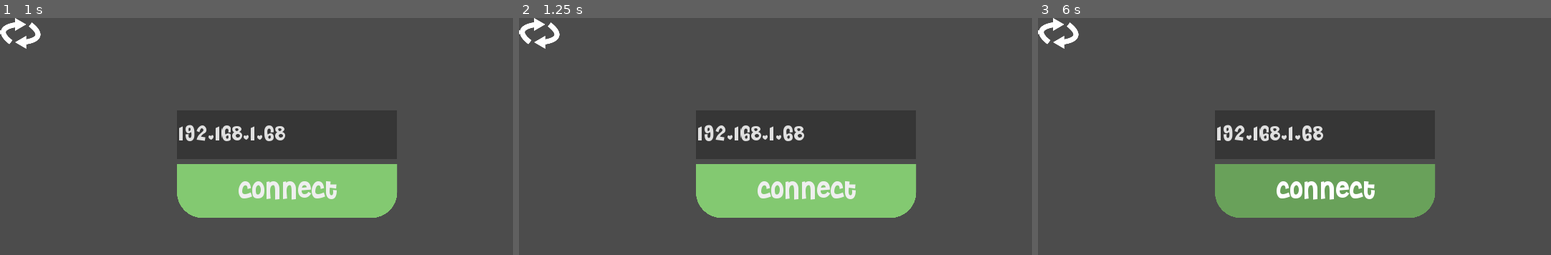
Above: before the commit, frames 1-3 (left to right).
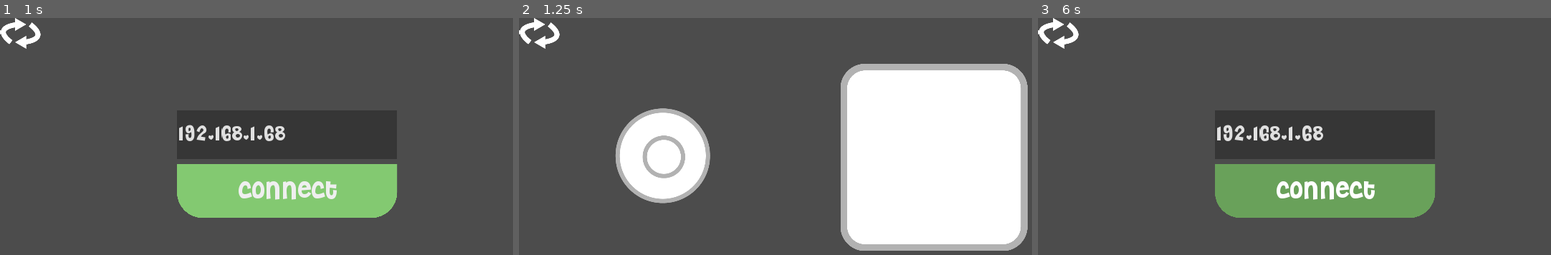
Above: after the commit, the same moments.

Repository: DamiPeddiUni/PeerInputs
Game: Godot game, scene res://Client.tscn
The game is run twice, just before and just after one commit, with the same random seed, the same clock (stepped at 60 frames per second) and the same inputs.
Inputs (mouse positions are in pixels of both pictures, inside the frame that each line leads up to):
- Up to frame 1 (1 s): click "connect" at 0.5 s
- Up to frame 2 (1.25 s): no input
- Up to frame 3 (6 s): click (1058, 34) at 1.25 s; click (1058, 34) at 2 s; click (1058, 34) at 2.75 s; tap Enter at 3.5, 5.75 s; move the mouse to (1448, 141) at 3.52 s; click (1448, 141) at 3.67 s; tap Space at 4.25 s; drag from (1212, 169) to (1294, 209) at 4.27 s; move the mouse to (1381, 96) at 5.02 s; click (1381, 96) at 5.17 s; drag from (1294, 209) to (1150, 115) at 5.77 s

Frame 1 is identical in both runs. In frame 2, 41% of the frame differs, in the area x 18-100%, y 19-99%; in frame 3, nothing differs.
Error before the commit: Invalid type in function 'append_at_cursor' in base 'LineEdit'. Cannot convert argument 1 from Nil to String. (res://Client.gd:170)

Commit message:
adding ping, connect,disconnet

Diff:
--- a/PeerInputs/GameController/Client.gd
+++ b/PeerInputs/GameController/Client.gd
@@ -14,23 +14,24 @@
 
 signal connected
 
-
+var isDemo = true
 var udp := PacketPeerUDP.new()
 var connected = false
-
-var noInput = "0"
-var justPressed = "1"
-var pressed = "2"
-var justReleased = "3"
+onready var pingTime = OS.get_ticks_msec()
 var prevCmd = "cmd:"
 
-var buttonA  = noInput
-var buttonB  = noInput
-var bigButton = noInput
+
+enum enumState { state_notPressed,state_justPressed,state_pressed,state_released}
+
+var buttonA   = enumState.state_notPressed
+var buttonB   = enumState.state_notPressed
+var bigButtonState = enumState.state_notPressed
 var startBigButtonPressedTime
+
+
 var quadrantVibrationTime : int = 40
 var oldQuadrant = -1
-var ipAddress
+var ipAddress = "192.168.1.68"
 
 func _ready():
 	Joystick_PANEL.set_visible(false);
@@ -38,9 +39,10 @@
 	BigButton_PANEL.set_visible(false);
 	Connect_PANEL.set_visible(true);
 
-
 func _process(delta):
-	send_stuff(joystick.get_value());
+	sendData();
+	checkForMessages()
+	checkServerAlive()
 
 func _on_ConnectBtn_pressed():
 
@@ -50,85 +52,61 @@
 		udp.put_packet("Connection request".to_utf8())
 		yield(get_tree().create_timer(0.5), "timeout")
 
-		if udp.get_available_packet_count() > 0:
+		if udp.get_available_packet_count() > 0 or isDemo:
 			myID = udp.get_packet().get_string_from_utf8()
 			ipAddress = textEdit.text
 			print("Connected to the server: %s" % myID)
 			connected = true
+			pingTime = OS.get_ticks_msec()
 			emit_signal("connected")
 			Joystick_PANEL.set_visible(true);
 			Buttons_PANEL.set_visible(false);
 			BigButton_PANEL.set_visible(true);
 			Connect_PANEL.set_visible(false);
+
 			print(myID);
 		else:
 			print("server not found")
 
 func disconnectClient():
 	connected = false
-	pass
+	get_tree().reload_current_scene();
+	print(ipAddress)
+	textEdit.set_text(ipAddress)
 
-func send_stuff(data):
+
+func checkServerAlive():
+	if (connected):
+		var timeNow = OS.get_ticks_msec()
+		if (timeNow - pingTime> 10000):
+			print("SERVER DISCONNECTED!")
+			disconnectClient()
+
+
+func checkForMessages():
+	if udp.get_available_packet_count() > 0:
+		var msg = udp.get_packet().get_string_from_utf8()
+		print("received: %s" % msg)
+		if msg == "ping":
+			pingTime = OS.get_ticks_msec()
+		if msg == "vibrate":
+			Input.vibrate_handheld(200)
+
+func sendData():
 
 	if !connected:
 		return;
 
+	var data = joystick.get_value()
 
-#	if data[0] > thres:
-#		if oldSentPos[0] < thres and oldSentPos[0] > -thres:
-#			stringCmd += justPressed
-#		else:
-#			stringCmd += pressed
-#	elif data[0] < thres and data[0] > -thres  and oldSentPos[0] > thres:
-#		stringCmd += justReleased
-#	else:
-#		stringCmd += noInput
-#
-#	if data[0] < -thres:
-#		if oldSentPos[0] < thres and oldSentPos[0] > -thres:
-#			stringCmd += justPressed
-#		else:
-#			stringCmd += pressed
-#	elif data[0] < thres and data[0] > -thres  and oldSentPos[0] < -thres:
-#		stringCmd += justReleased
-#	else:
-#		stringCmd += noInput
-#
-#	if data[1] > thres:
-#		if oldSentPos[1] < thres and oldSentPos[1] > -thres:
-#			stringCmd += justPressed
-#		else:
-#			stringCmd += pressed
-#	elif data[1] < thres and data[1] > -thres  and oldSentPos[1] > thres:
-#		stringCmd += justReleased
-#	else:
-#		stringCmd += noInput
-#
-#	if data[1] < -thres:
-#		if oldSentPos[1] < thres and oldSentPos[1] > -thres:
-#			stringCmd += justPressed
-#		else:
-#			stringCmd += pressed
-#	elif data[1] < thres and data[1] > -thres  and oldSentPos[1] < -thres:
-#		stringCmd += justReleased
-#	else:
-#		stringCmd += noInput
-#
 	handleVibration(data)
+	var stringCmd = "cmd:" + var2str(data) + ":"+ var2str(bigButtonState)
 
-#
-	var stringCmd = "cmd:" + var2str(data) + ":"+ bigButton
-
-
-#	stringCmd += bigButton
-
-	#print(data)
 	if ( prevCmd != stringCmd ):
 		udp.put_packet(stringCmd.to_utf8())
 		prevCmd = stringCmd
+	oldSentPos = data;
 
-	#	print(stringCmd)
-	oldSentPos = data;
 
 func handleVibration(data):
 	if (oldSentPos != data):
@@ -139,13 +117,9 @@
 		oldQuadrant = quadrant
 
 func computeQuadrant(data):
-	#var angles = [0, PI/4, PI/2 , 3/4*PI , PI,  5/4*PI, 6/4*PI, 7/4*PI, 2*PI ]
-	var angles =  [ -PI, -3/4*PI, - PI/2,  -PI/4,  0, PI/4, PI/2, 3/4*PI ]
+	var angles =  [ -PI, -0.75*PI, - PI/2,  -PI/4,  0, PI/4, PI/2, 0.75*PI ]
 
 	var angle = atan2(data[1],data[0])
-#	print(angle)
-#	if (data[1] < 0):
-#		angle += PI
 
 	var q = 0
 	for i in angles:
@@ -155,32 +129,25 @@
 
 
 func _on_A_Button_pressed():
-	buttonA = pressed
+	buttonA = enumState.state_pressed
 
 func _on_B_Button_pressed():
-	buttonB = pressed
+	buttonB = enumState.state_pressed
 
 func _on_RefreshBtn_pressed():
+	udp.put_packet("disconnect:".to_utf8())
 	disconnectClient();
-	get_tree().reload_current_scene();
-	print(ipAddress)
-	#textEdit.text = ipAddress
-	#yield(get_tree().create_timer(0.5), "timeout")
-
-	textEdit.append_at_cursor(ipAddress)
 
 
 func _on_BigBtn_pressed():
-	#OS.vibrate_handheld(500)
 	startBigButtonPressedTime = OS.get_ticks_msec()
-	if (bigButton == justPressed):
-		bigButton = pressed
-
+	if (bigButtonState == enumState.state_justPressed):
+		bigButtonState = enumState.state_pressed
 	else:
-		bigButton = justPressed
+		bigButtonState = enumState.state_justPressed
 
 func _on_BigBtn_released():
-	bigButton = justReleased
+	bigButtonState = enumState.state_released
 	var releaseTime = OS.get_ticks_msec()
 	var vibrateFor = min(releaseTime - startBigButtonPressedTime, 500)
 	print("vibrateFor" + str(vibrateFor))
--- a/PeerInputs/GameController/joystick_button.gd
+++ b/PeerInputs/GameController/joystick_button.gd
@@ -1,12 +1,15 @@
 extends TouchScreenButton
+
+var initialPosition = Vector2(561, 540);
+var joyPadSize = Vector2(1112,1080);
+
+enum enumState { state_notPressed,state_justPressed,state_pressed,state_released}
+var joypadState = enumState.state_notPressed
 
 var radius = Vector2(100, 100);
 var boundary = 150;
-
 var ongoing_drag = -1;
-
 var return_accell = 30;
-
 var threshold = 25;
 
 func get_button_pos():
@@ -21,15 +24,38 @@
 		position += pos_difference * return_accell * delta;
 
 func _input(event):
+	if joypadState == enumState.state_released:
+		joypadState = enumState.state_notPressed
+
 	if event is InputEventScreenDrag or (event is InputEventScreenTouch and event.is_pressed()):
+		if (joypadState == enumState.state_notPressed):
+			joypadState = enumState.state_justPressed
+			var x = event.position.x
+			var y = event.position.y
+			if(x < boundary):
+				x = boundary
+			if(x > joyPadSize.x):
+				x = joyPadSize.x -boundary
+
+			if(y < boundary):
+				y = boundary
+			if(y > joyPadSize.y):
+				y = joyPadSize.y -boundary
+
+			get_parent().global_position = Vector2(x,y)
+		elif joypadState == enumState.state_justPressed:
+			joypadState = enumState.state_pressed
+
 		var event_dist_from_center = (event.position - get_parent().global_position).length();
 		if event_dist_from_center <= boundary * global_scale.x or event.get_index() == ongoing_drag:
 			set_global_position(event.position - radius * global_scale);
 			if get_button_pos().length() > boundary:
 				set_position(get_button_pos().normalized() * boundary - radius);
 			ongoing_drag = event.get_index();
-	if event is InputEventScreenTouch and !event.is_pressed() and event.get_index() == ongoing_drag:
-		ongoing_drag = -1;
+	if event is InputEventScreenTouch and !event.is_pressed():
+		joypadState = enumState.state_released
+		if event.get_index() == ongoing_drag:
+			ongoing_drag = -1;
 
 func get_value():
 	if get_button_pos().length() > threshold:
